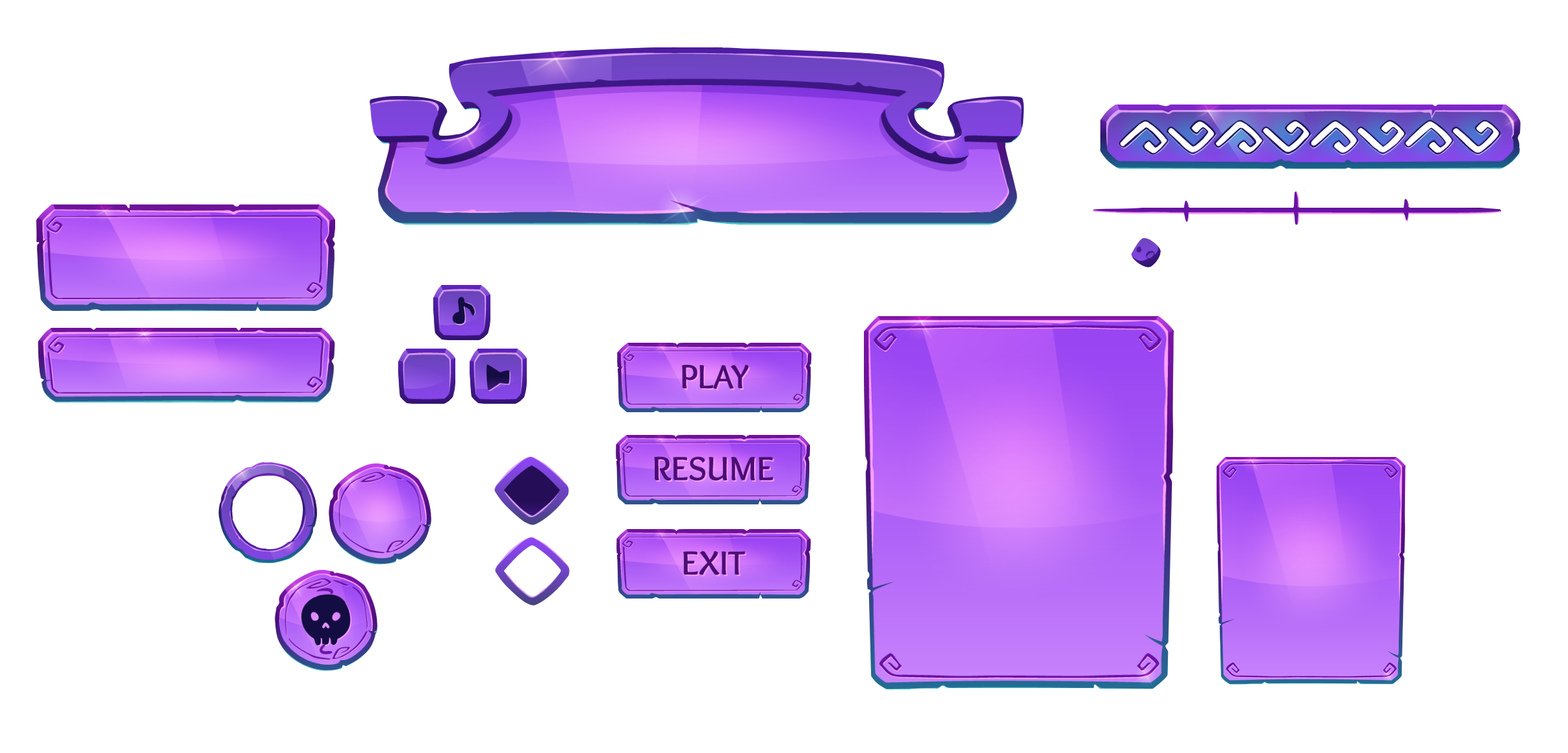
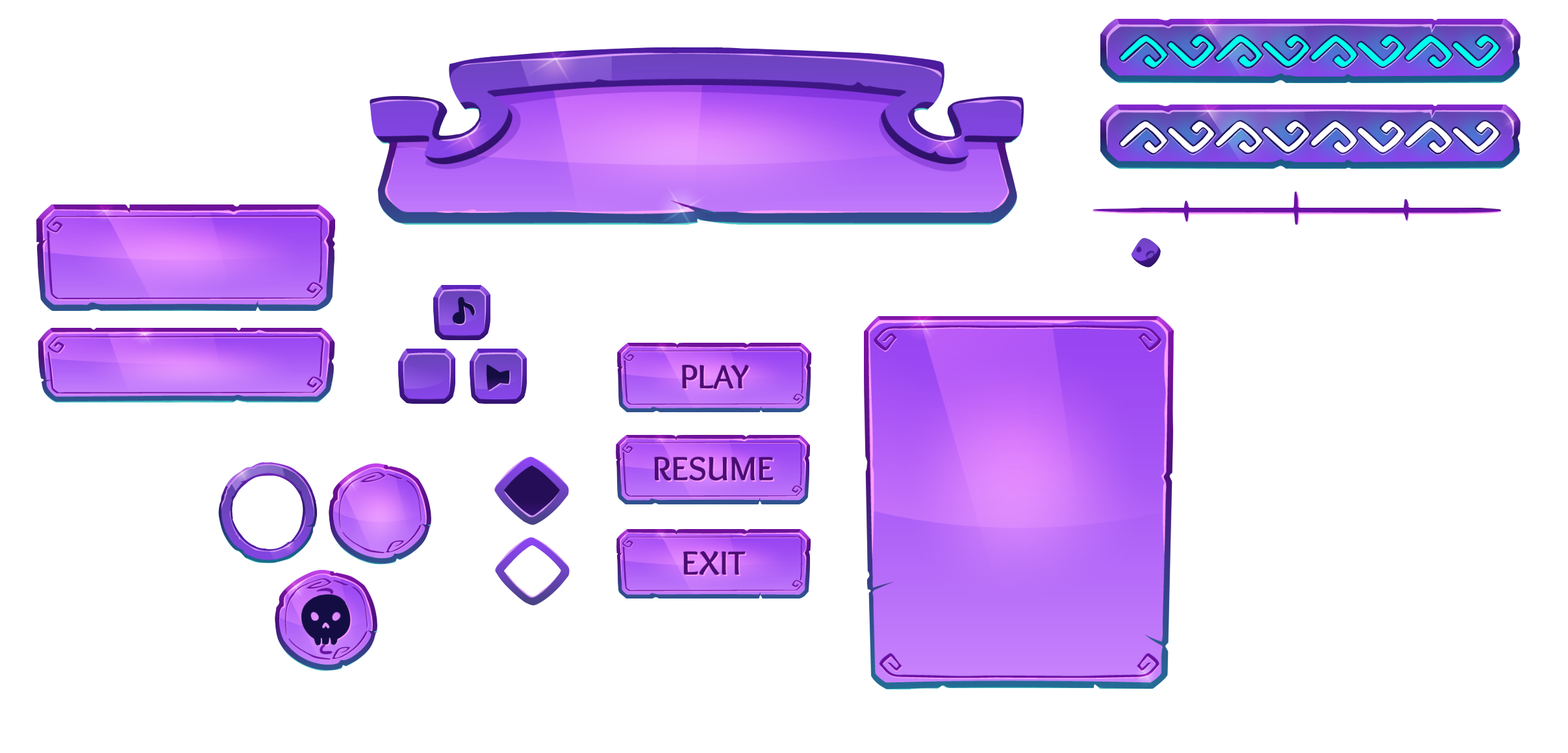
Layers edited between the first and the second 1568 x 753 image:
added layer "insanitybar_full" above "insanitybar" over [1100, 18, 1521, 84]
hid "card", blend normal → darken, painted on it over [1100, 18, 1521, 686]